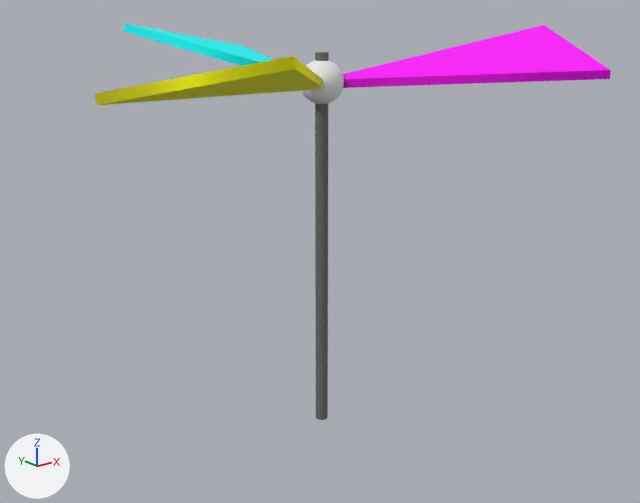
What one commit did to the glTF model helicopter.gltf.
Both versions are drawn from a 50 mm lens placed at (-1.262, -1.571, 1.181), pointed at (0.005, 0.013, 0.547). Lighting does not change. The marker at lower left points along +X, +Y and +Z. Where no turn or scale is listed for an object, it has been applied to the vertices. Vertices at the same position are counted once.

The older version as bpy lines, for what is in view:
```python
ob_cylinder = bpy.data.objects.new('Cylinder', me_mesh_0)
ob_cylinder.location = (0.0, 0.0, 0.564)
ob_cylinder_001 = bpy.data.objects.new('Cylinder.001', me_mesh_1)
ob_cylinder_001.location = (-0.001, 0.393, 0.99)
ob_cylinder_002 = bpy.data.objects.new('Cylinder.002', me_mesh_2)
ob_cylinder_002.location = (0.34, -0.196, 0.99)
ob_cylinder_003 = bpy.data.objects.new('Cylinder.003', me_mesh_3)
ob_cylinder_003.location = (-0.34, -0.197, 0.99)
ob_prop1 = bpy.data.objects.new('prop1', None)
ob_prop1.parent = ob_propassembly
ob_prop1.location = (0.0, 0.0, 0.0)
ob_prop3 = bpy.data.objects.new('prop3', None)
ob_prop3.parent = ob_propassembly
ob_prop3.location = (0.0, 0.0, 0.0)
ob_prop3.rotation_euler = (0.0, 0.0, -2.094)  # degrees (0, 0, -120)
ob_sphere = bpy.data.objects.new('Sphere', me_mesh_4)
ob_sphere.location = (0.0, 0.0, 0.95)
```
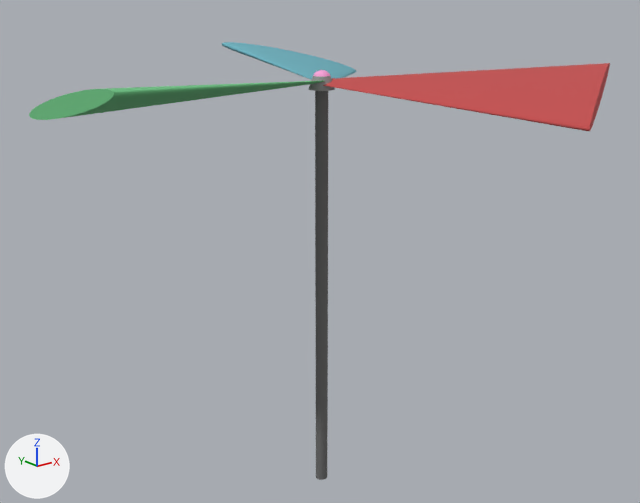
The change, as a list of edits to the scene's bpy script:
```text
Change mat_material_1:
    mat_material_1.base_color: (0.0, 1.0, 1.0) -> (0.305, 0.305, 0.305)  # cyan #00ffff -> grey #969696
Change mat_material_2:
    mat_material_2.base_color: (1.0, 0.0, 1.0) -> (0.982, 0.376, 0.723)  # pink #ff00ff -> pink #fda5dd
Change mat_material_3:
    mat_material_3.base_color: (1.0, 1.0, 0.0) -> (0.552, 0.0782, 0.0782)  # yellow #ffff00 -> red #c44f4f
Change mat_material_4:
    mat_material_4.base_color: (0.807, 0.807, 0.807) -> (0.15, 0.451, 0.533)  # white #e8e8e8 -> cyan #6cb3c1
Change me_mesh_0:
    where me_mesh_0.from_pydata(...)  # 68 vertices, 128 faces; spans x -0.015..0.015, y -0.015..0.015, z -0.45..0.45
    me_mesh_0 part 1: the whole mesh is scaled about its middle by (1, 1, 1.11)
Change me_mesh_4:
    where me_mesh_4.from_pydata(...)  # 528 vertices, 960 faces; spans x -0.05..0.05, y -0.05..0.05, z -0.05..0.05
    remove me_mesh_4.materials.append(mat_material_4)  # white #e8e8e8
    me_mesh_4 part 2: the whole mesh is scaled about its middle by 0.44
    add me_mesh_4.materials.append(mat_material_2)  # pink #fda5dd
Add me_mesh_5:
    me_mesh_5.from_pydata(...)  # 68 vertices, 128 faces; spans x -0.2..0.2, y -0.2..0.2, z -0.3..0.3
    me_mesh_5.materials.append(mat_material_5)  # green #70c786
Add me_mesh_3_1:
    me_mesh_3_1.from_pydata(...)  # 68 vertices, 128 faces; spans x -0.2..0.2, y -0.2..0.2, z -0.3..0.3
    me_mesh_3_1.materials.append(mat_material_3)  # red #c44f4f
Change ob_cylinder:
    ob_cylinder.location: (0.0, 0.0, 0.564) -> (0.0, 0.0, 0.443)
Change ob_prop3:
    ob_prop3: bpy.data.objects.new('prop3', None) -> bpy.data.objects.new('prop3', me_mesh_3_1)
    ob_prop3.parent: ob_propassembly -> ob_group3
    ob_prop3.location: (0.0, 0.0, 0.0) -> (-0.3, 0.0, 0.95)
    ob_prop3.rotation_euler: (0.0, 0.0, -2.094) -> (-1.571, -1.361, 1.571)  # degrees (0, 0, -120) -> degrees (-90, -78, 90)
    ob_prop3.scale: (1.0, 1.0, 1.0) -> (0.1, 1.0, 1.0)
Remove ob_cylinder_001:
    ob_cylinder_001 = bpy.data.objects.new('Cylinder.001', me_mesh_1)
Remove ob_cylinder_002:
    ob_cylinder_002 = bpy.data.objects.new('Cylinder.002', me_mesh_2)
Change ob_prop1:
    ob_prop1: bpy.data.objects.new('prop1', None) -> bpy.data.objects.new('prop1', me_mesh_5)
    ob_prop1.parent: ob_propassembly -> ob_group1
    ob_prop1.location: (0.0, 0.0, 0.0) -> (-0.3, 0.000342, 0.95)
    ob_prop1.rotation_euler: (0.0, 0.0, 0.0) -> (-1.571, -1.361, 1.571)  # degrees (0, 0, 0) -> degrees (-90, -78, 90)
    ob_prop1.scale: (1.0, 1.0, 1.0) -> (0.1, 1.0, 1.0)
Remove ob_cylinder_003:
    ob_cylinder_003 = bpy.data.objects.new('Cylinder.003', me_mesh_3)
Change ob_sphere:
    ob_sphere.location: (0.0, 0.0, 0.95) -> (0.0, 0.0, 0.954)
Add ob_group1:
    ob_group1 = bpy.data.objects.new('group1', None)
    ob_group1.location = (0.0, 0.0, 0.0)
Add ob_group3:
    ob_group3 = bpy.data.objects.new('group3', None)
    ob_group3.location = (0.0, 0.0, 0.0)
    ob_group3.rotation_euler = (0.0, 0.0, 2.094)  # degrees (0, 0, 120)
Add ob_props2:
    ob_props2 = bpy.data.objects.new('props2', me_mesh_4_1)  # 68 vertices, 128 faces; spans x -0.167..0.319, y -0.27..0.358, z -0.046..0.046; in mat_material_4 (cyan #6cb3c1)
    ob_props2.location = (0.15, 0.26, 0.95)
Add ob_hub:
    ob_hub = bpy.data.objects.new('Hub', me_mesh_1_1)  # 68 vertices, 128 faces; spans x -0.03..0.03, y -0.03..0.03, z -0.015..0.015; in mat_material_1 (grey #969696)
    ob_hub.location = (0.0, 0.0, 0.949)
```

Changed parts and their boxes (x1, y1, x2, y2) in the pictures (640 x 503 px):
'prop3', now drawn (red): after (323, 63, 610, 132)
'Cylinder.002', deleted (pink): before (343, 25, 611, 88)
'Cylinder.003', deleted (yellow): before (95, 56, 323, 105)
'Cylinder', mesh rescaled, moved (7% narrower): before (315, 52, 329, 420); after (315, 91, 328, 480)
'prop1', now drawn (green): after (29, 81, 324, 120)
'Cylinder.001', deleted (cyan): before (123, 23, 275, 66)
'props2', added (cyan): after (222, 42, 357, 80)
'Sphere', recoloured, mesh rescaled, moved: before (302, 60, 344, 104); after (313, 70, 331, 77)
'Hub', added: after (309, 76, 335, 91)
